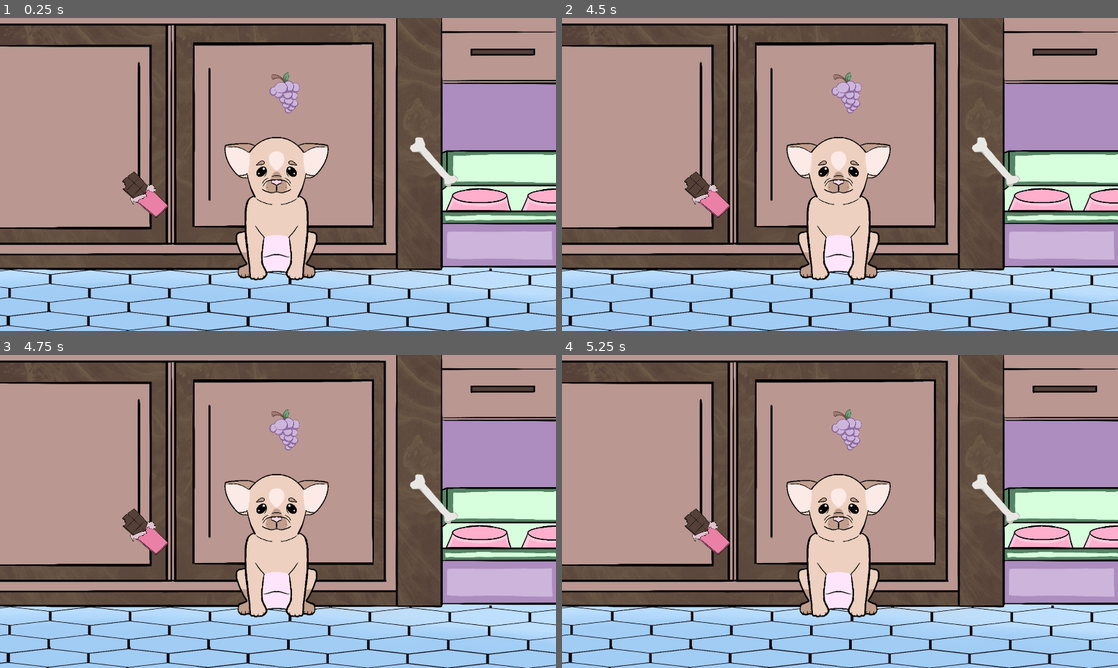
Above: before the commit, frames 1-4 (two rows, left to right).
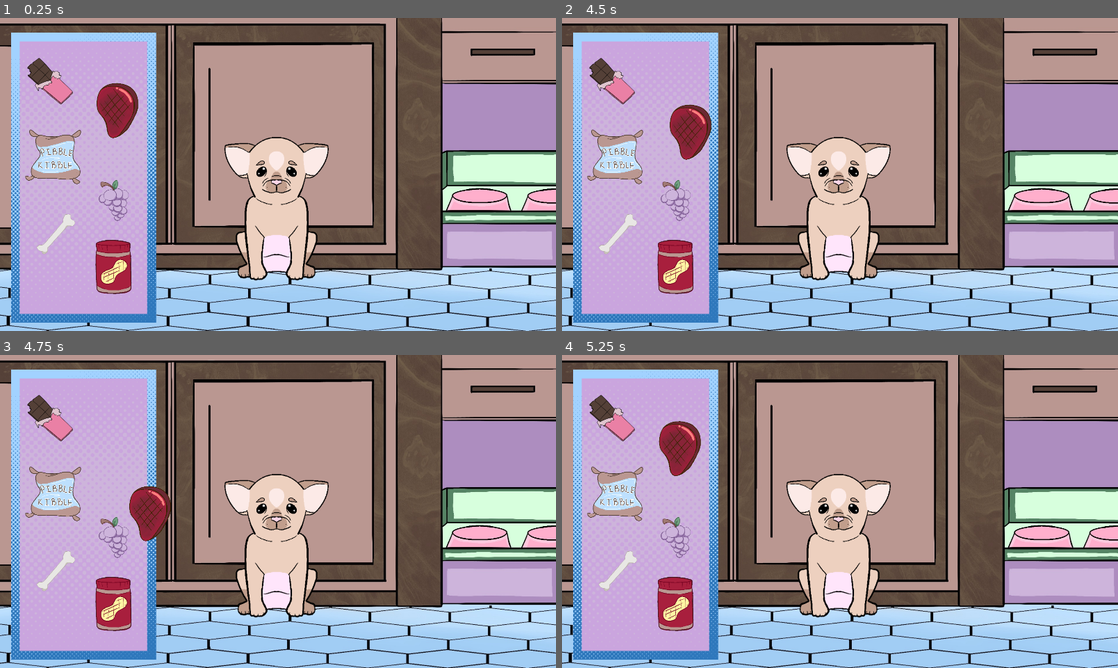
Above: after the commit, the same moments.

Repository: SkaldWorks/wash-my-pibble
Game: Godot game, scene res://Scenes/level scenes/Feed Pibble.tscn
Two runs of this game, one before a commit and one after it. Both use one fixed random seed, a clock stepped at 60 frames per second and the inputs below. This scene is started directly instead of the project's main scene.
Inputs (mouse positions are in pixels of both pictures, inside the frame that each line leads up to):
- Up to frame 1 (0.25 s): no input
- Up to frame 2 (4.5 s): tap Enter at 0.5, 2, 3.5 s; move the mouse to (962, 158) at 0.52 s; click (962, 158) at 0.67 s; tap Space at 1.25, 2.75, 4.25 s; drag from (728, 190) to (995, 161) at 1.27 s; move the mouse to (895, 105) at 2.02 s; click (895, 105) at 2.17 s; drag from (812, 237) to (706, 193) at 2.77 s; move the mouse to (1006, 221) at 3.52 s; click (1006, 221) at 3.67 s; drag from (673, 127) to (706, 193) at 4.27 s
- Up to frame 3 (4.75 s): no input
- Up to frame 4 (5.25 s): move the mouse to (867, 511) at 5.02 s; click (867, 511) at 5.17 s

The runs differ from the first frame. In frame 1, 25% of the frame differs, in the area x 2-83%, y 4-98%; in frame 2, 25%; in frame 3, 25%; in frame 4, 25%.

Commit message:
base for the music

Diff:
--- a/Scenes/level scenes/Feed Pibble.tscn
+++ b/Scenes/level scenes/Feed Pibble.tscn
@@ -1,15 +1,21 @@
-[gd_scene load_steps=126 format=3 uid="uid://bxqydea0jo8j1"]
+[gd_scene load_steps=137 format=3 uid="uid://bxqydea0jo8j1"]
 
 [ext_resource type="Texture2D" uid="uid://bg43q0eu6r5h0" path="res://Sprites/Animations/Pibble_Mal_Eat.png" id="1_1ygsp"]
 [ext_resource type="Texture2D" uid="uid://b1lb4jj7f0v00" path="res://Sprites/Backgrounds/EatingRoom.png" id="1_2a8as"]
 [ext_resource type="PackedScene" uid="uid://devsg2oahmnr8" path="res://Scenes/mechanic scenes/pibble_eat.tscn" id="2_2a8as"]
+[ext_resource type="Texture2D" uid="uid://d1mgg8aou5lw8" path="res://Sprites/UI/Item_Box.png" id="2_68ofk"]
 [ext_resource type="PackedScene" uid="uid://bg1a67ixsc62h" path="res://Scenes/mechanic scenes/next_scene_button.tscn" id="3_bjwoq"]
 [ext_resource type="Texture2D" uid="uid://b5y71gppep8q3" path="res://Sprites/Pibble/PibbleDISGUSTED.png" id="4_ov6ug"]
 [ext_resource type="Texture2D" uid="uid://cx267ccs5uq2t" path="res://Sprites/Animations/PibbleFatEat.png" id="5_uqybq"]
 [ext_resource type="Texture2D" uid="uid://cp3hnrfspt54t" path="res://Sprites/Pibble/PibbleDISGUSTEDFat.png" id="6_uambl"]
 [ext_resource type="Texture2D" uid="uid://bllrn25qsi68y" path="res://Sprites/Props/Bone_Bad.png" id="8_uqybq"]
+[ext_resource type="Script" uid="uid://bl7pgubchu5c7" path="res://Scripts/BadFood.gd" id="9_odk5s"]
 [ext_resource type="Texture2D" uid="uid://c8hnf5tqhccd4" path="res://Sprites/Props/Chocolate_Bad.png" id="9_uambl"]
 [ext_resource type="Texture2D" uid="uid://c1cnjj2gpecy4" path="res://Sprites/Props/Grape_Bad.png" id="10_uqybq"]
+[ext_resource type="Texture2D" uid="uid://c67klsxseju8c" path="res://Sprites/Props/PibbleButter.png" id="13_hdsxk"]
+[ext_resource type="Script" uid="uid://7a7n8wm6ckbu" path="res://Scripts/GoodFood.gd" id="14_hdsxk"]
+[ext_resource type="Texture2D" uid="uid://chyucskbdp2ke" path="res://Sprites/Props/PibbleKibble.png" id="14_yxj6w"]
+[ext_resource type="Texture2D" uid="uid://ccf2ng1kb3x08" path="res://Sprites/Props/PibbleMeat.png" id="15_6b5kx"]
 
 [sub_resource type="AtlasTexture" id="AtlasTexture_qbf8q"]
 atlas = ExtResource("1_1ygsp")
@@ -834,12 +840,33 @@
 [sub_resource type="RectangleShape2D" id="RectangleShape2D_odk5s"]
 size = Vector2(558.614, 175.009)
 
+[sub_resource type="RectangleShape2D" id="RectangleShape2D_kaas7"]
+size = Vector2(464.923, 270.468)
+
+[sub_resource type="CapsuleShape2D" id="CapsuleShape2D_1umhb"]
+radius = 150.985
+height = 443.225
+
+[sub_resource type="RectangleShape2D" id="RectangleShape2D_hdsxk"]
+size = Vector2(365, 492.5)
+
+[sub_resource type="RectangleShape2D" id="RectangleShape2D_yxj6w"]
+size = Vector2(530, 552.5)
+
+[sub_resource type="CapsuleShape2D" id="CapsuleShape2D_6b5kx"]
+radius = 202.5
+height = 530.0
+
 [node name="FeedPibble" type="Node2D"]
 
 [node name="TextureRect" type="TextureRect" parent="."]
 offset_right = 40.0
 offset_bottom = 40.0
 texture = ExtResource("1_2a8as")
+
+[node name="ItemBox" type="Sprite2D" parent="."]
+position = Vector2(289, 551)
+texture = ExtResource("2_68ofk")
 
 [node name="PibbleEat" parent="." instance=ExtResource("2_2a8as")]
 position = Vector2(955, 656)
@@ -853,11 +880,14 @@
 spawn_button_scene = ExtResource("3_bjwoq")
 
 [node name="BoneBad" type="Sprite2D" parent="."]
-position = Vector2(1497, 495)
-scale = Vector2(0.4, 0.4)
+position = Vector2(194, 744)
+scale = Vector2(0.32, 0.32)
 texture = ExtResource("8_uqybq")
+flip_h = true
+script = ExtResource("9_odk5s")
 
 [node name="Area2D" type="Area2D" parent="BoneBad"]
+rotation = 1.5708
 
 [node name="CollisionShape2D" type="CollisionShape2D" parent="BoneBad/Area2D"]
 position = Vector2(7.5, 2.49997)
@@ -866,19 +896,65 @@
 shape = SubResource("RectangleShape2D_odk5s")
 
 [node name="ChocolateBad" type="Sprite2D" parent="."]
-position = Vector2(497, 607)
+position = Vector2(169, 215)
 scale = Vector2(0.4, 0.4)
 texture = ExtResource("9_uambl")
+script = ExtResource("9_odk5s")
 
 [node name="Area2D" type="Area2D" parent="ChocolateBad"]
 
 [node name="CollisionShape2D" type="CollisionShape2D" parent="ChocolateBad/Area2D"]
+position = Vector2(2.49988, 11.25)
+rotation = 0.785398
+scale = Vector2(1, 1)
+shape = SubResource("RectangleShape2D_kaas7")
 
 [node name="GrapeBad" type="Sprite2D" parent="."]
-position = Vector2(992, 267)
+position = Vector2(402, 638)
 scale = Vector2(0.4, 0.4)
 texture = ExtResource("10_uqybq")
+script = ExtResource("9_odk5s")
 
 [node name="Area2D" type="Area2D" parent="GrapeBad"]
 
 [node name="CollisionShape2D" type="CollisionShape2D" parent="GrapeBad/Area2D"]
+position = Vector2(-17.5, -22.5)
+rotation = -0.190241
+shape = SubResource("CapsuleShape2D_1umhb")
+
+[node name="PibbleButter" type="Sprite2D" parent="."]
+position = Vector2(392, 859)
+scale = Vector2(0.4, 0.4)
+texture = ExtResource("13_hdsxk")
+script = ExtResource("14_hdsxk")
+
+[node name="Area2D" type="Area2D" parent="PibbleButter"]
+
+[node name="CollisionShape2D" type="CollisionShape2D" parent="PibbleButter/Area2D"]
+position = Vector2(-0.000305176, -6.25)
+scale = Vector2(1, 1)
+shape = SubResource("RectangleShape2D_hdsxk")
+
+[node name="PibbleKibble" type="Sprite2D" parent="."]
+position = Vector2(184, 479)
+scale = Vector2(0.4, 0.4)
+texture = ExtResource("14_yxj6w")
+script = ExtResource("14_hdsxk")
+
+[node name="Area2D" type="Area2D" parent="PibbleKibble"]
+
+[node name="CollisionShape2D" type="CollisionShape2D" parent="PibbleKibble/Area2D"]
+position = Vector2(10, -8.75012)
+scale = Vector2(1, 1)
+shape = SubResource("RectangleShape2D_yxj6w")
+
+[node name="PibbleMeat" type="Sprite2D" parent="."]
+position = Vector2(406, 319)
+scale = Vector2(0.4, 0.4)
+texture = ExtResource("15_6b5kx")
+script = ExtResource("14_hdsxk")
+
+[node name="Area2D" type="Area2D" parent="PibbleMeat"]
+
+[node name="CollisionShape2D" type="CollisionShape2D" parent="PibbleMeat/Area2D"]
+shape = SubResource("CapsuleShape2D_6b5kx")
--- /dev/null
+++ b/Scenes/level scenes/audio_autoload.tscn
@@ -0,0 +1,6 @@
+[gd_scene load_steps=2 format=3 uid="uid://uh18b5jvd037"]
+
+[ext_resource type="Script" uid="uid://2y3h5ie3kwgm" path="res://Scripts/AudioAutoload.gd" id="1_0p0a2"]
+
+[node name="AudioAutoload" type="Node2D"]
+script = ExtResource("1_0p0a2")
--- a/Scenes/level scenes/takethingsoffpibble.tscn
+++ b/Scenes/level scenes/takethingsoffpibble.tscn
@@ -1,10 +1,11 @@
-[gd_scene load_steps=19 format=3 uid="uid://b3bn7mpg14esv"]
+[gd_scene load_steps=20 format=3 uid="uid://b3bn7mpg14esv"]
 
 [ext_resource type="Script" uid="uid://x71irckxdkwf" path="res://Scenes/level scenes/takethingsoffpibble.gd" id="1_1ojmu"]
 [ext_resource type="Texture2D" uid="uid://c4pdve067am28" path="res://Sprites/Backgrounds/Washroom.png" id="1_wstrr"]
 [ext_resource type="Texture2D" uid="uid://db3xquol5twmp" path="res://Sprites/Pibble/CleanHim.png" id="3_dish1"]
 [ext_resource type="PackedScene" uid="uid://bg1a67ixsc62h" path="res://Scenes/mechanic scenes/next_scene_button.tscn" id="3_rtvcb"]
 [ext_resource type="Texture2D" uid="uid://c2achbdu5ud3h" path="res://Sprites/Props/CombProp.png" id="4_8lyy1"]
+[ext_resource type="Texture2D" uid="uid://d1mgg8aou5lw8" path="res://Sprites/UI/Item_Box.png" id="4_yh03h"]
 [ext_resource type="Texture2D" uid="uid://cp6br6l2lsr30" path="res://Sprites/Props/TweezersOpen.png" id="5_lvxmm"]
 [ext_resource type="Script" uid="uid://f8lhfw7cn6ou" path="res://Scripts/picks_up.gd" id="6_hhgv8"]
 [ext_resource type="Texture2D" uid="uid://ppdnwmna34uh" path="res://Sprites/Props/Tick.png" id="7_1ojmu"]
@@ -43,6 +44,11 @@
 offset_bottom = 40.0
 texture = ExtResource("1_wstrr")
 
+[node name="ItemBox" type="Sprite2D" parent="."]
+position = Vector2(256, 681)
+scale = Vector2(0.818, 0.754)
+texture = ExtResource("4_yh03h")
+
 [node name="CleanHim" type="Sprite2D" parent="."]
 position = Vector2(966, 570)
 texture = ExtResource("3_dish1")
@@ -70,18 +76,19 @@
 shape = SubResource("CapsuleShape2D_yi3e2")
 
 [node name="TweezersOpen" type="Sprite2D" parent="."]
-position = Vector2(1353, 417)
+position = Vector2(240, 523)
 rotation = 1.5708
 scale = Vector2(0.4, 0.4)
 texture = ExtResource("5_lvxmm")
+flip_v = true
 script = ExtResource("6_hhgv8")
-pickup_offset = Vector2(-80, -80)
+pickup_offset = Vector2(80, -80)
 
 [node name="Area2D" type="Area2D" parent="TweezersOpen"]
 
 [node name="CollisionShape2D" type="CollisionShape2D" parent="TweezersOpen/Area2D"]
-position = Vector2(-82.5, 90)
-rotation = 0.785398
+position = Vector2(-92.5004, -92.4994)
+rotation = -0.785398
 shape = SubResource("CapsuleShape2D_arj3c")
 
 [node name="Stick" type="Sprite2D" parent="."]
@@ -111,16 +118,17 @@
 shape = SubResource("RectangleShape2D_8whtr")
 
 [node name="CombProp" type="Sprite2D" parent="."]
-position = Vector2(1360, 580)
+position = Vector2(231, 757)
 scale = Vector2(0.4, 0.4)
 texture = ExtResource("4_8lyy1")
+flip_h = true
 script = ExtResource("10_lvxmm")
 
 [node name="Area2D" type="Area2D" parent="CombProp"]
 
 [node name="CollisionShape2D" type="CollisionShape2D" parent="CombProp/Area2D"]
-position = Vector2(-110, -92.5)
-rotation = -0.785398
+position = Vector2(117.5, -102.5)
+rotation = 0.785398
 shape = SubResource("CapsuleShape2D_hhgv8")
 
 [node name="Leaf" type="Sprite2D" parent="."]
--- a/Scenes/mechanic scenes/picksUp.tscn
+++ b/Scenes/mechanic scenes/picksUp.tscn
@@ -9,7 +9,6 @@
 [node name="picksUp" type="Sprite2D"]
 scale = Vector2(0.02, 0.02)
 texture = ExtResource("1_wmhqd")
-flip_h = true
 script = ExtResource("2_5k0mc")
 
 [node name="Area2D" type="Area2D" parent="."]
--- /dev/null
+++ b/Scripts/AudioAutoload.gd
@@ -0,0 +1,51 @@
+extends Node
+
+@export var first_track: AudioStream
+@export var second_track: AudioStream
+@export var third_track: AudioStream
+@export var fourth_track: AudioStream
+
+var player: AudioStreamPlayer
+var current_track := 0
+var switched_to_third := false
+
+func _ready() -> void:
+	player = AudioStreamPlayer.new()
+	add_child(player)
+	player.finished.connect(_on_track_finished)
+	_play_next()  # start with first_track
+
+func _process(_delta: float) -> void:
+	if not switched_to_third:
+		var gamestate = get_node_or_null("/root/Gamestate")
+		if gamestate and gamestate.clicked_times >= 1:
+			switched_to_third = true
+			_play_third()
+
+func _on_track_finished() -> void:
+	# Automatically go to the next track if still in sequence
+	if current_track == 0:
+		if second_track:
+			player.stream = second_track
+			player.play()
+			current_track = 1
+	elif current_track == 2:
+		if fourth_track:
+			player.stream = fourth_track
+			player.play()
+			current_track = 3
+
+func _play_next() -> void:
+	# Called at startup to play first_track
+	if current_track == 0 and first_track:
+		player.stream = first_track
+		player.play()
+		current_track = 0
+
+func _play_third() -> void:
+	# Immediately switch to third_track
+	if third_track:
+		player.stop()
+		player.stream = third_track
+		player.play()
+		current_track = 2
--- a/Scripts/brushesOff.gd
+++ b/Scripts/brushesOff.gd
@@ -3,8 +3,9 @@
 @export var drop_offset := Vector2(0, 0)  # optional offset if you want to trigger fall at a different point
 
 func _ready():
-	$Area2D.area_entered.connect(_on_area_entered)
-	original_position = position
+	if has_node("Area2D"):
+		$Area2D.area_entered.connect(_on_area_entered)
+	original_position = position  # set once at start
 
 func _input(event):
 	if event is InputEventMouseButton and event.button_index == MOUSE_BUTTON_LEFT:
@@ -17,13 +18,14 @@
 
 	if event is InputEventMouseMotion and is_dragging:
 		position = get_global_mouse_position() + mouse_offset
-		original_position = position  # prevent snapping while dragging
+		# so it always snaps back to the original starting point
 
 func _on_area_entered(area: Area2D) -> void:
 	var obj = area.get_parent()
 	# If the overlapping object has trigger_fall(), call it but don't attach
 	if obj and obj.has_method("trigger_fall"):
 		obj.call_deferred("trigger_fall")
+
 func _process(delta: float) -> void:
 	if not is_dragging:
 		position = position.lerp(original_position, snap_speed * delta)
--- a/project.godot
+++ b/project.godot
@@ -18,6 +18,7 @@
 [autoload]
 
 GameState="*res://Scripts/gameState.gd"
+AudioAutoload="*res://Scenes/level scenes/audio_autoload.tscn"
 
 [display]
 
Not shown, added: Scripts/AudioAutoload.gd.uid
Binary file added: Sprites/Props/PibbleMeat.png
Not shown, added: Sprites/Props/PibbleMeat.png.import
Binary file added: Sprites/UI/Item_Box.png
Not shown, added: Sprites/UI/Item_Box.png.import
